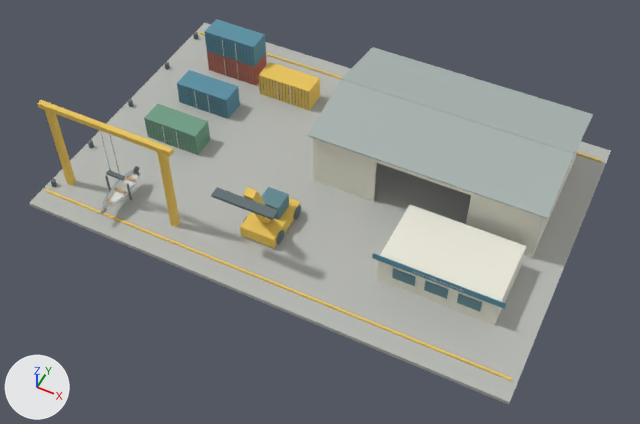
The glTF model assets/models/island_expansion/ifira_port.glb, before and after one commit.
Both versions are drawn from a camera (50 mm lens) standing at (26.5, -54.8, 62.8) and looking at (1.5, -4.8, 0.3). The lights are fixed; the arrows at lower left show +X, +Y and +Z. The older version comes first. Where no turn or scale is listed for an object, it has been applied to the vertices. Vertices at exactly the same position are counted once.

Before the edit, the objects in view are built like this:
```python
me_cube_014 = bpy.data.meshes.new('Cube.014')
me_cube_014.from_pydata(...)  # 24 vertices, 36 faces; spans x -34.0..6.0, y 0.0..20.8, z -3.2..2.0
me_cube_014.materials.append(mat_blue)  # cyan #5990a4
me_cube_015 = bpy.data.meshes.new('Cube.015')
me_cube_015.from_pydata(...)  # a box spanning x -3.0..3.0, y -1.23..1.23, z -1.3..1.3
me_cube_015.materials.append(mat_red)  # red #c56c59
me_cube_032 = bpy.data.meshes.new('Cube.032')
me_cube_032.from_pydata(...)  # 2406 vertices, 4672 faces; spans x 0.0..37.9, y -18.4..4.4, z -1.3..4.7
me_cube_032.materials.append(mat_cream)  # white #ebeadb
me_cube_072 = bpy.data.meshes.new('Cube.072')
me_cube_072.from_pydata(...)  # a box spanning x -3.0..3.0, y -1.23..1.23, z -1.3..1.3
me_cube_072.materials.append(mat_green)  # green #6f9e84
me_cube_112 = bpy.data.meshes.new('Cube.112')
me_cube_112.from_pydata(...)  # 64 vertices, 96 faces; spans x -21.5..25.5, y -4.1..24.1, z -4.5..5.6
me_cube_112.materials.append(mat_yellow)  # yellow #ebc559
me_cube_118 = bpy.data.meshes.new('Cube.118')
me_cube_118.from_pydata(...)  # 936 vertices, 1492 faces; spans x -6.3..18.2, y -1.2..25.2, z -2.1..7.7
me_cube_118.materials.append(mat_steel)  # grey #616f73
ob_blue = bpy.data.objects.new('blue', me_cube_014)
ob_blue.location = (15.0, -9.6, 3.18)
ob_cream = bpy.data.objects.new('cream', me_cube_032)
ob_cream.location = (-16.8, 8.7, 1.3)
ob_green = bpy.data.objects.new('green', me_cube_072)
ob_green.location = (-16.0, -2.0, 1.3)
ob_red = bpy.data.objects.new('red', me_cube_015)
ob_red.location = (-16.0, 10.0, 1.3)
ob_steel = bpy.data.objects.new('steel', me_cube_118)
ob_steel.location = (-17.2, -12.0, 2.1)
ob_yellow = bpy.data.objects.new('yellow', me_cube_112)
ob_yellow.location = (-2.0, -10.0, 4.5)
# also in view: 'roof' at (10.0, 6.0, 6.7); 'glass' at (8.0, -7.9, 2.1); 'concrete' at (0.0, 0.0, -0.2)
```
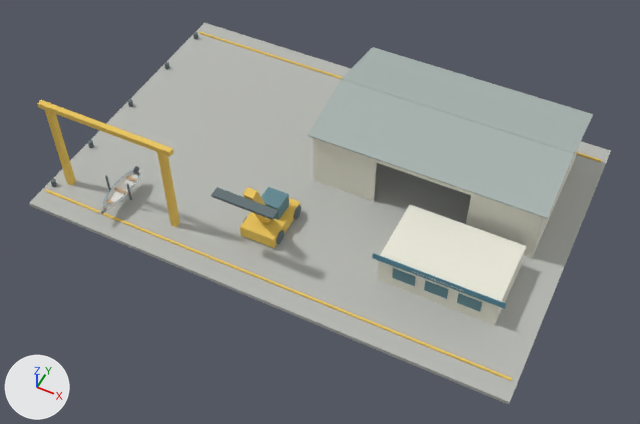
Where the newer file only moved an object's origin or applied its transform, the numbers keep the older frame.

Pixel boxes (x1, y1, x2, y2) of what changed, in the pictures (640 x 424 px):
```json
{"object": "blue", "change": "reshaped", "before": [177, 19, 506, 309], "after": [372, 253, 506, 309], "on screen": "59% narrower, 80% shorter"}
{"object": "steel", "change": "reshaped", "before": [50, 32, 305, 244], "after": [50, 32, 301, 244]}
{"object": "green", "change": "deleted", "before": [144, 104, 210, 155], "on screen": "green"}
{"object": "red", "change": "deleted", "before": [207, 51, 267, 85], "on screen": "red"}
{"part": 1, "of": "me_cube_014", "change": "deleted", "before": [204, 19, 266, 67], "on screen": "cyan"}
{"part": 2, "of": "me_cube_014", "change": "deleted", "before": [177, 70, 240, 119], "on screen": "cyan"}
{"part": 3, "of": "me_cube_118", "change": "deleted", "before": [100, 32, 305, 181]}
{"part": 4, "of": "me_cube_112", "change": "deleted", "before": [259, 62, 320, 111], "on screen": "yellow"}
```

Edits to the scene script, one JSON object a line:
```json
{"block": "me_cube_014", "where": "# used by ob_blue; location = (15.0, -9.6, 3.18)"}
{"op": "remove", "block": "me_cube_014", "code": "me_cube_014.from_pydata(...)  # 24 vertices, 36 faces; spans x -34.0..6.0, y 0.0..20.8, z -3.2..2.0"}
{"op": "add", "block": "me_cube_014", "code": "me_cube_014.from_pydata(...)  # 8 vertices, 12 faces; spans x -6.0..6.0, y 0.0, z -0.3..0.3"}
{"block": "me_cube_014", "change": "me_cube_014 part 1: the loose piece of 8 vertices spanning x -34.0..-28.0, y 18.4..20.8, z -0.6..2.0 is deleted"}
{"block": "me_cube_014", "change": "me_cube_014 part 2: the loose piece of 8 vertices spanning x -34.0..-28.0, y 12.4..14.8, z -3.2..-0.6 is deleted"}
{"block": "me_cube_118", "where": "# used by ob_steel; location = (-17.2, -12.0, 2.1)"}
{"op": "remove", "block": "me_cube_118", "code": "me_cube_118.from_pydata(...)  # 936 vertices, 1492 faces; spans x -6.3..18.2, y -1.2..25.2, z -2.1..7.7"}
{"op": "add", "block": "me_cube_118", "code": "me_cube_118.from_pydata(...)  # 240 vertices, 432 faces; spans x -6.3..18.2, y -1.2..25.2, z -2.1..4.9"}
{"block": "me_cube_118", "change": "me_cube_118 part 3: 83 loose pieces with 696 vertices, spanning x -1.7..11.1, y -0.2..20.8, z -2.0..7.7, are deleted"}
{"block": "me_cube_112", "where": "# used by ob_yellow; location = (-2.0, -10.0, 4.5)"}
{"op": "remove", "block": "me_cube_112", "code": "me_cube_112.from_pydata(...)  # 64 vertices, 96 faces; spans x -21.5..25.5, y -4.1..24.1, z -4.5..5.6"}
{"op": "add", "block": "me_cube_112", "code": "me_cube_112.from_pydata(...)  # 56 vertices, 84 faces; spans x -21.5..25.5, y -4.1..24.1, z -4.5..5.6"}
{"block": "me_cube_112", "change": "me_cube_112 part 4: the loose piece of 8 vertices spanning x -10.0..-4.0, y 17.8..20.2, z -4.5..-1.9 is deleted"}
{"op": "remove", "block": "ob_green", "code": ["ob_green = bpy.data.objects.new('green', me_cube_072)", "ob_green.location = (-16.0, -2.0, 1.3)"]}
{"op": "remove", "block": "ob_red", "code": ["ob_red = bpy.data.objects.new('red', me_cube_015)", "ob_red.location = (-16.0, 10.0, 1.3)"]}
```
